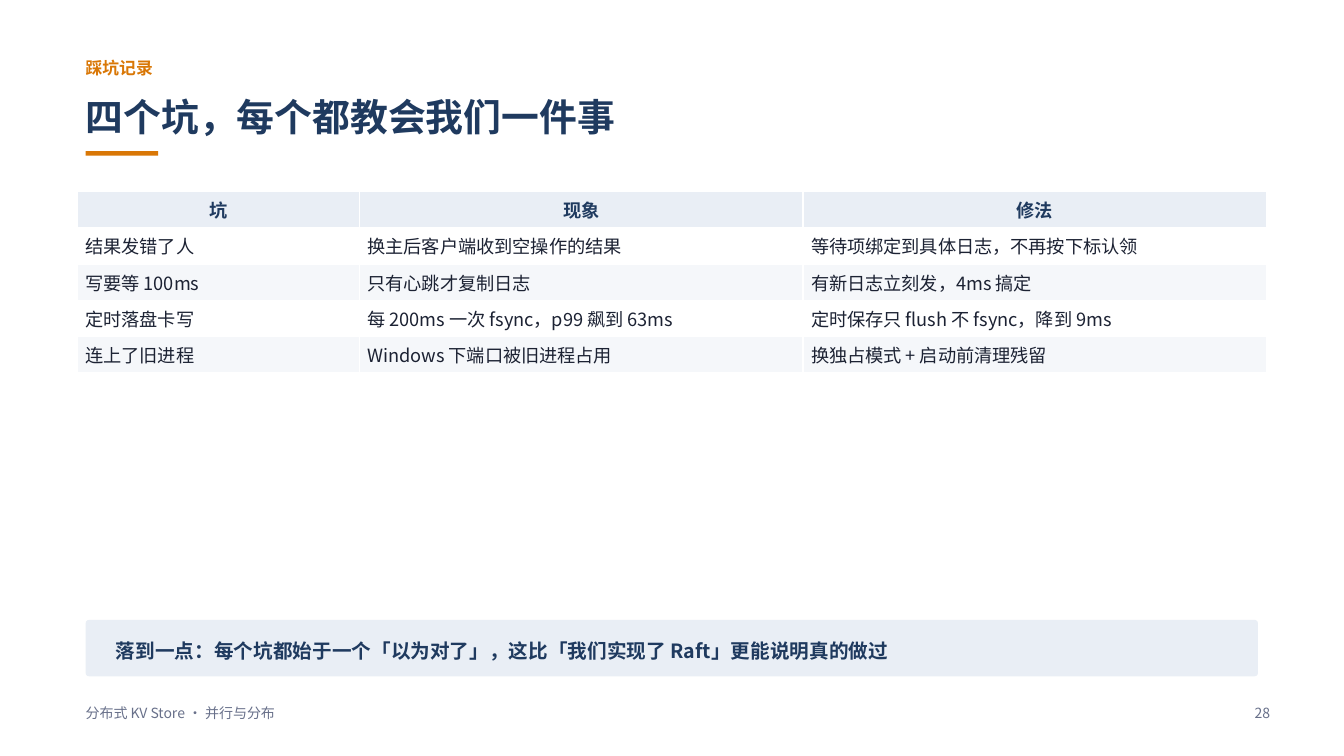
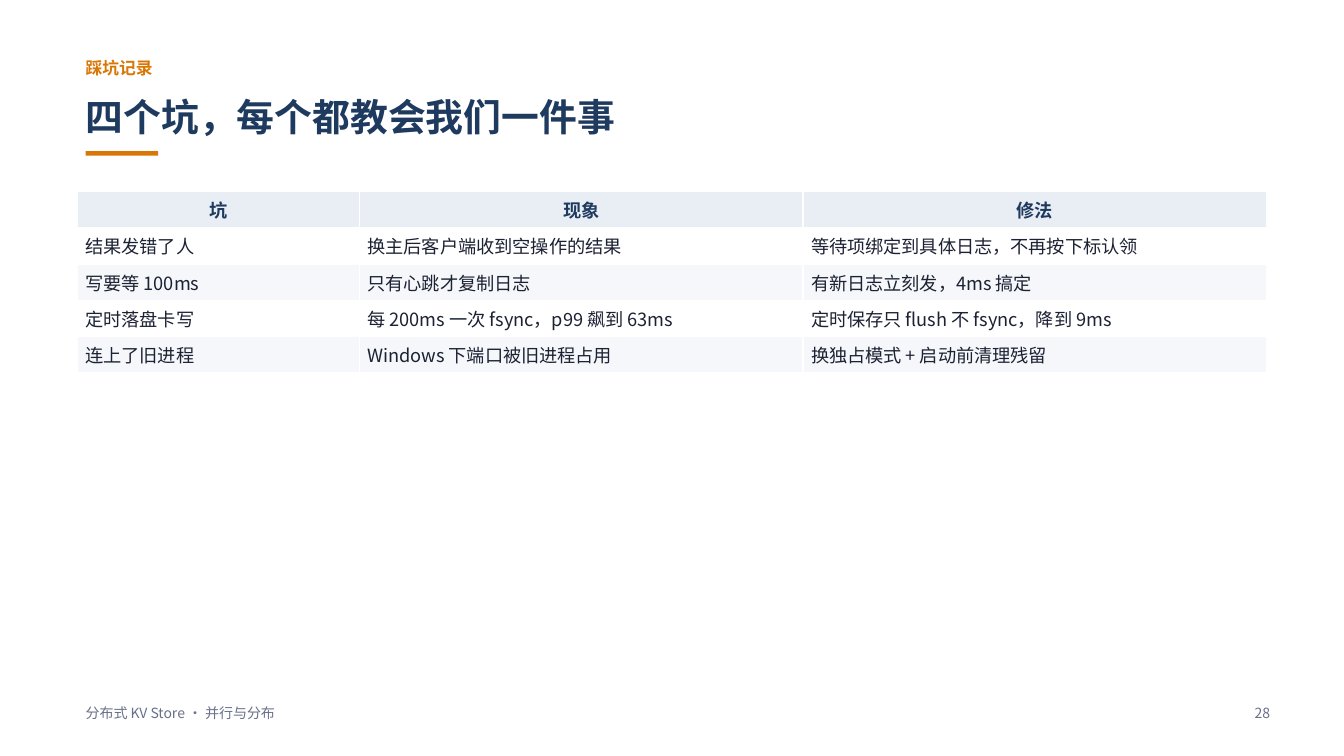
Before and after one commit to L1tiansuo/distributed-kv-store, a slide deck: slide 28 of ppt/分布式KV Store 讲解_v2.pptx. Drawn at 1344x756 pixels with LibreOffice and Linux fonts; fonts in the diff are those of the drawing. Boxes give left, top, right and bottom in pixels: in the first picture for what was removed or moved away, otherwise in the second. Text is boxed around its words. In the diff, an @@ line names an element or a change of style, - is before the commit and + after.

```diff
--- a/ppt/分布式KV Store 讲解_v2.pptx
+++ b/ppt/分布式KV Store 讲解_v2.pptx
@@ rounded rectangle removed at (x1=86, y1=620, x2=1258, y2=677) @@
@@ text removed at (x1=116, y1=641, x2=888, y2=661) @@
-落到一点：每个坑都始于一个「以为对了」，这比「我们实现了 Raft」更能说明真的做过
```
Also in this commit, not shown: 27 other slides changed, 3 other files.
